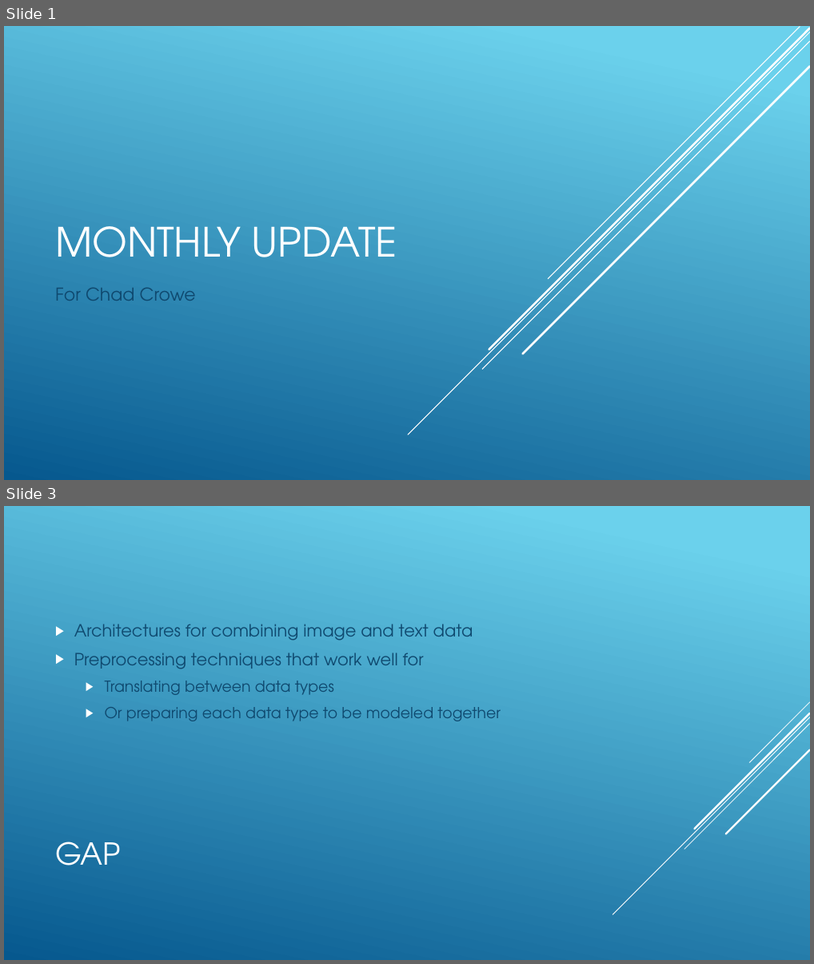
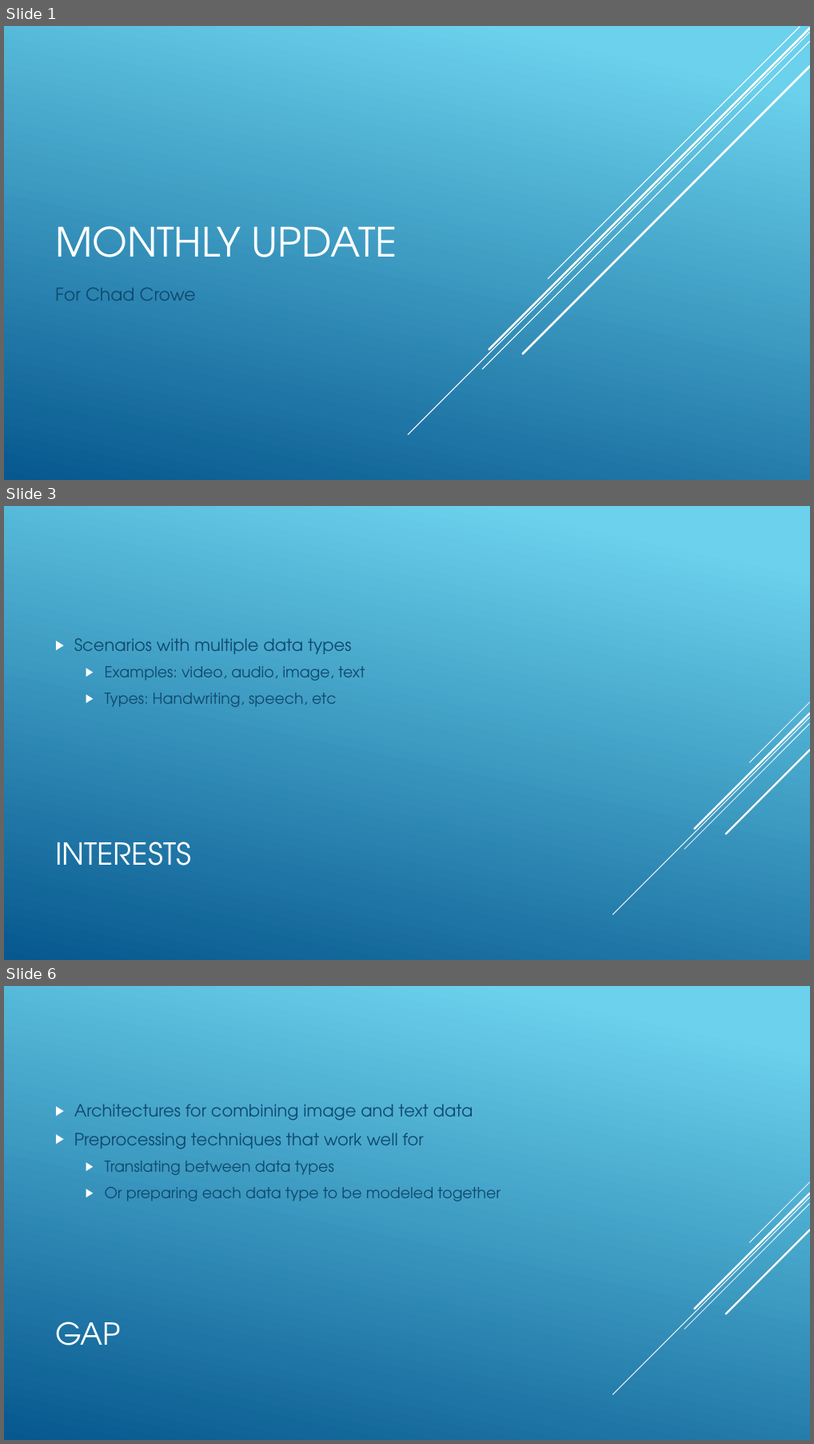
Before and after one commit to cpluspluscrowe/ResearchDirectionsTermPaper, a slide deck: Monthly Update.pptx. Shown one above the other, each under a label of ours: slides 1 and 3 before the commit, slides 1, 3 and 6 after it; the slides between them are not shown. The pictures are 814x964 and 814x1444 pixels, drawn with LibreOffice and Linux fonts; fonts in the diff are those of the drawing. Boxes give left, top, right and bottom in pixels: in the first picture for what was removed or moved away, otherwise in the second. Text is boxed around its words. In the diff, an @@ line names an element or a change of style, - is before the commit and + after.

```diff
--- a/Monthly Update.pptx
+++ b/Monthly Update.pptx
@@ slide 3 added at box(4, 506, 810, 960), background gradient #6ED2EB to #06588E; not listed: 5 template elements that a slide beside it also shows @@
@@ text added at box(74, 638, 365, 707), 18 pt, text #0F496F @@
+▶ Scenarios with multiple data types
+  ▶ Examples: video, audio, image, text
+  ▶ Types: Handwriting, speech, etc
@@ title added at box(55, 841, 191, 865), 36 pt, text #FFFFFF @@
+INTERESTS
@@ what was slide 3 is now slide 6 @@
```
Also in this commit, not shown: 2 slides changed, 4 other slides added, 1 slide removed.
